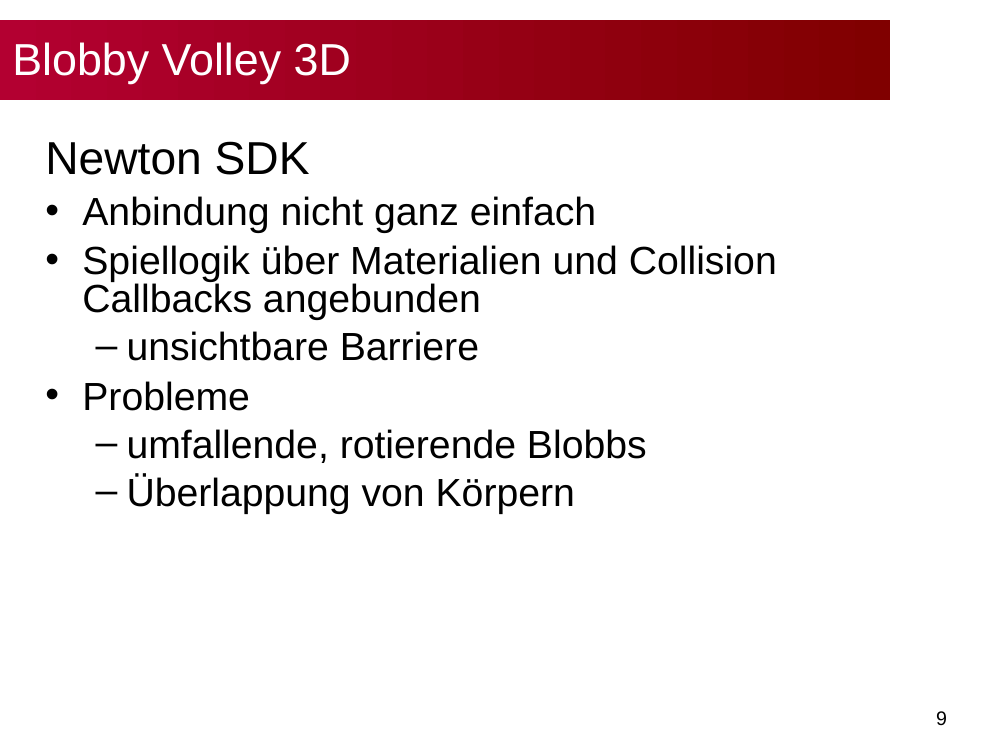
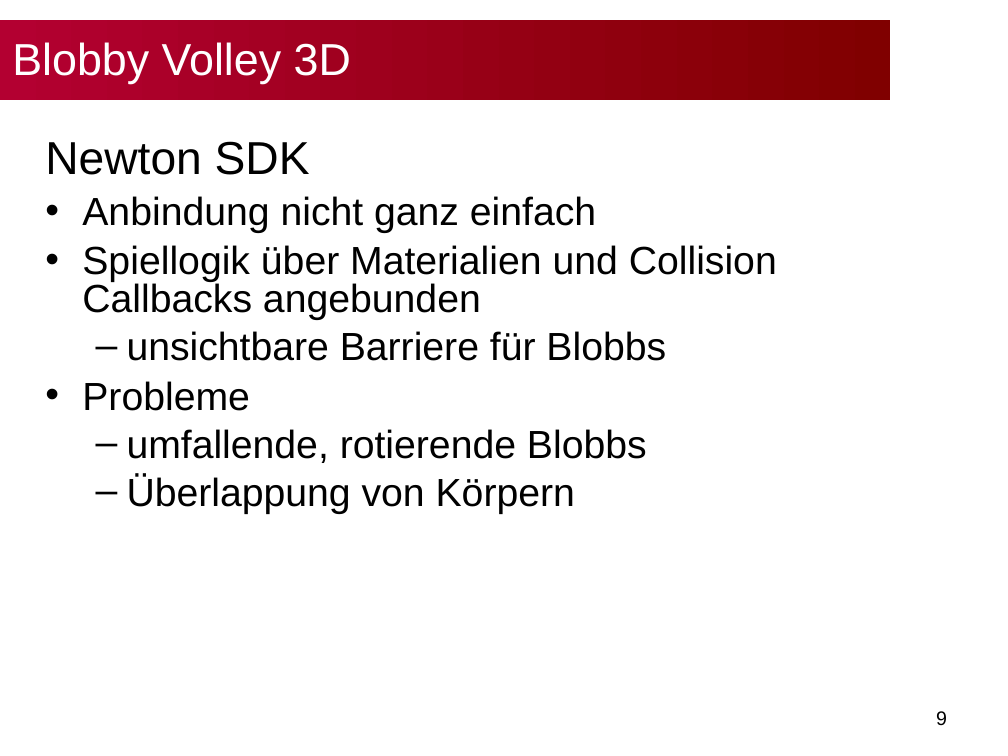
Before and after one commit to bwasty/blobby-volley-3d, a slide deck: slide 9 of Präsentationen/Slides-Abschlusspräsentation.ppt. Drawn at 1008x756 pixels with LibreOffice and Linux fonts; fonts in the diff are those of the drawing; background and template pictures are left out. Boxes give left, top, right and bottom in pixels: in the first picture for what was removed or moved away, otherwise in the second. Text is boxed around its words. In the diff, an @@ line names an element or a change of style, - is before the commit and + after.

```diff
--- a/Präsentationen/Slides-Abschlusspräsentation.ppt
+++ b/Präsentationen/Slides-Abschlusspräsentation.ppt
@@ text at (127,331,666,361): text changed @@
-  – unsichtbare Barriere
+  – unsichtbare Barriere für Blobbs
```
